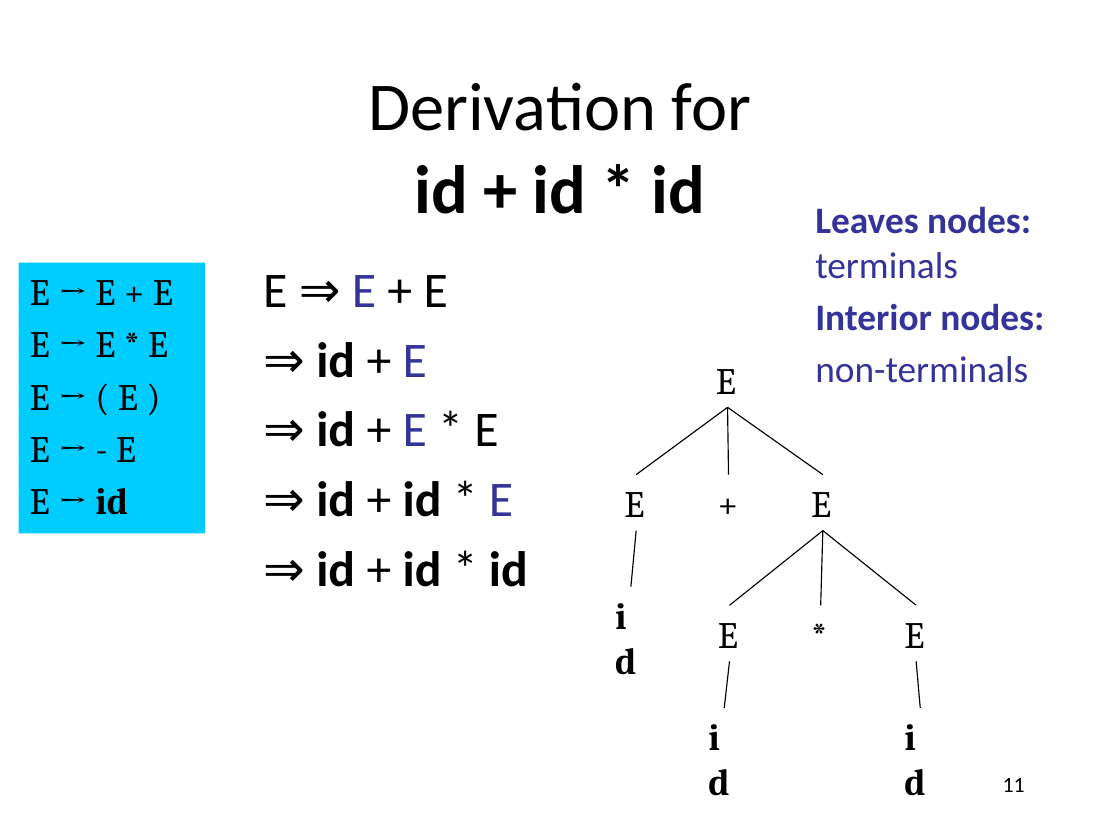
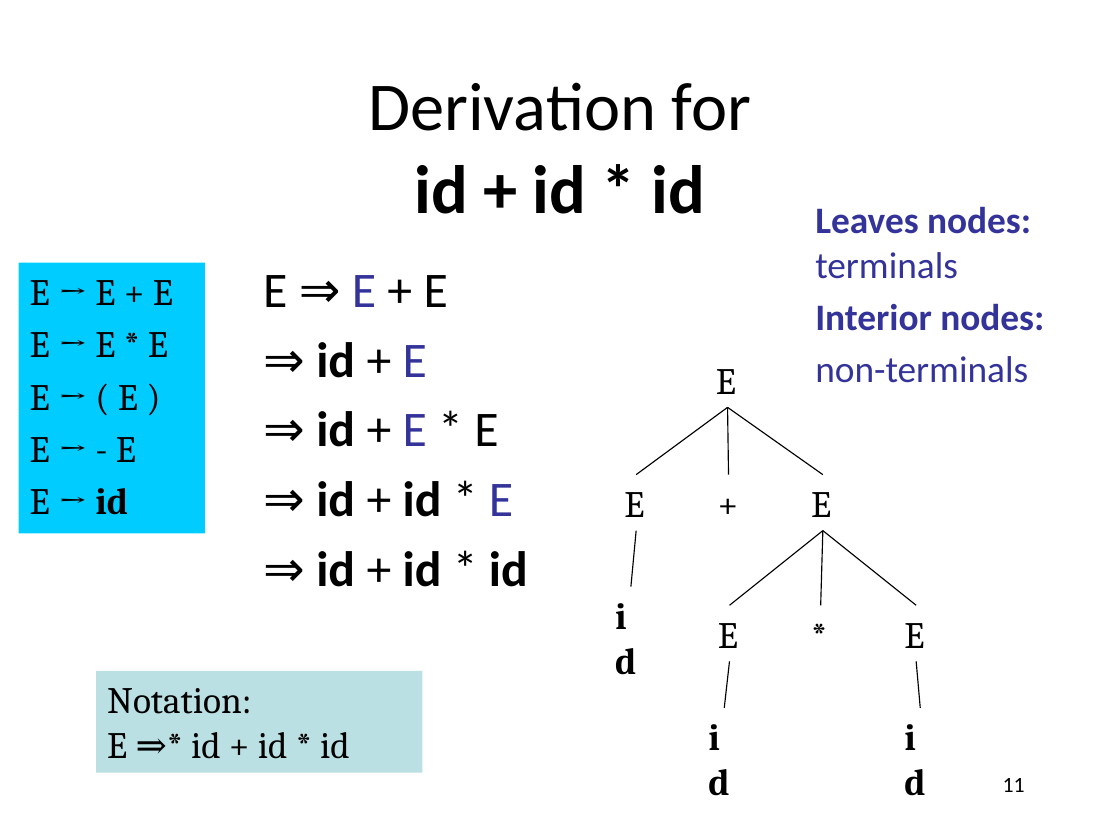
Before and after one commit to anoopsarkar/compilers-class, a slide deck: slide 11 of assets/ppt/cfg/cfg1-intro.pptx. Drawn at 1120x840 pixels with LibreOffice and Linux fonts; fonts in the diff are those of the drawing. Boxes give left, top, right and bottom in pixels: in the first picture for what was removed or moved away, otherwise in the second. Text is boxed around its words. In the diff, an @@ line names an element or a change of style, - is before the commit and + after.

Commit message:
updated slides

```diff
--- a/assets/ppt/cfg/cfg1-intro.pptx
+++ b/assets/ppt/cfg/cfg1-intro.pptx
@@ rectangle added at <box>96,671,422,773</box>, fill #BBE0E3, 24 pt, text #000000 @@
+Notation:
+E ⇒* id + id * id
```
Also in this commit, not shown: 2 other files.
